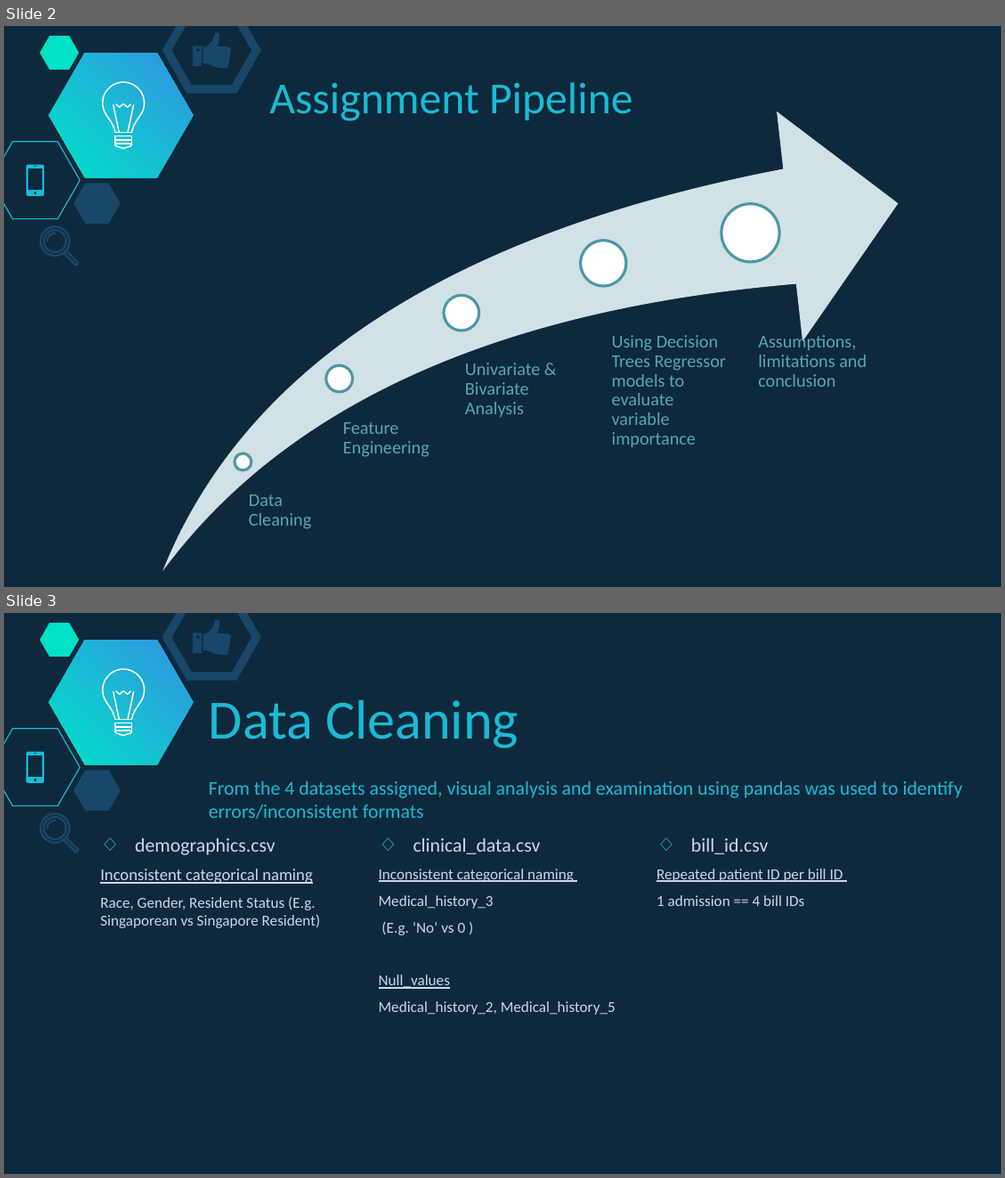
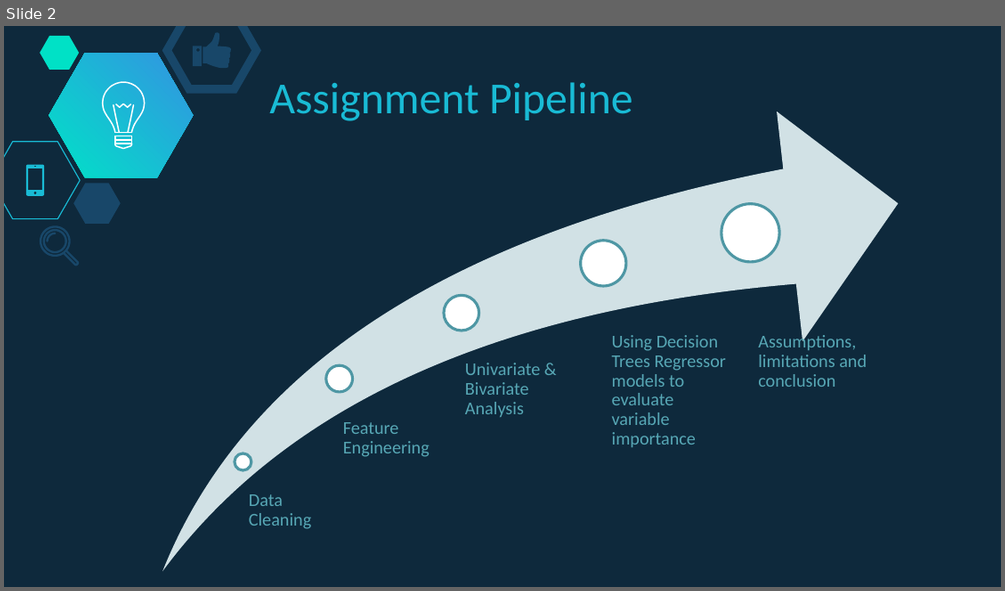
Before and after one commit to soonnanwee/H_Assignment, a slide deck: Assignment_Slides.pptx. Shown one above the other, each under a label of ours: slides 2 and 3 before the commit, slide 2 after it. The pictures are 1005x1178 and 1005x591 pixels, drawn with LibreOffice and Linux fonts; fonts in the diff are those of the drawing. Boxes give left, top, right and bottom in pixels: in the first picture for what was removed or moved away, otherwise in the second. Text is boxed around its words. In the diff, an @@ line names an element or a change of style, - is before the commit and + after.

```diff
--- a/Assignment_Slides.pptx
+++ b/Assignment_Slides.pptx
@@ slide 3 removed at [4,613,1001,1174], background #0E293C; not listed: 20 template elements that a slide beside it also shows @@
@@ text removed at [209,700,518,748] @@
-Data Cleaning
@@ title removed at [209,781,963,819] @@
-From the 4 datasets assigned, visual analysis and examination using pandas was used to identify errors/inconsistent formats
@@ text removed at [100,838,320,928] @@
-◇ demographics.csv
-Inconsistent categorical naming
-Race, Gender, Resident Status (E.g. Singaporean vs Singapore Resident)
@@ text removed at [379,838,615,1014] @@
-◇ clinical_data.csv
-Inconsistent categorical naming
-Medical_history_3
-(E.g. ‘No’ vs 0 )
-Null_values
-Medical_history_2, Medical_history_5
@@ text removed at [656,838,843,906] @@
-◇ bill_id.csv
-Repeated patient ID per bill ID
-1 admission == 4 bill IDs
```
Also in this commit, not shown: 15 slides added, 2 other slides removed, 1 other file.
